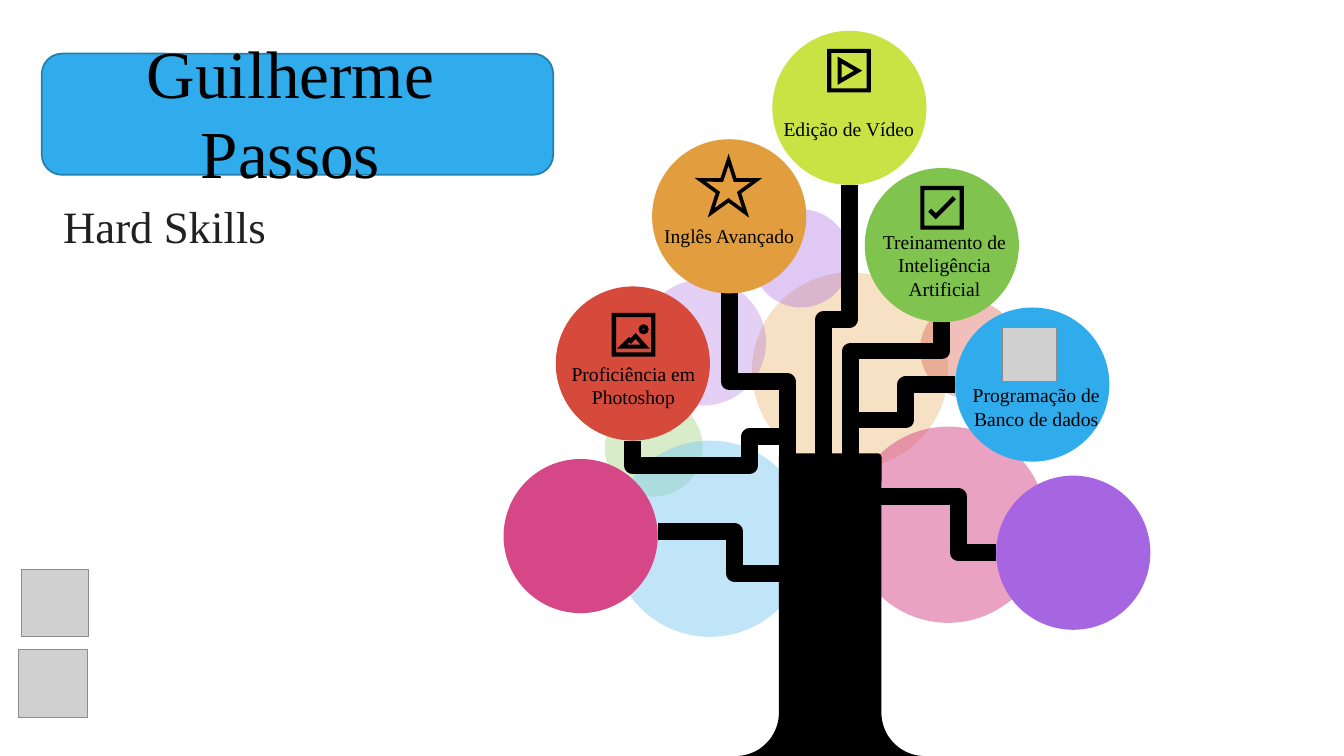
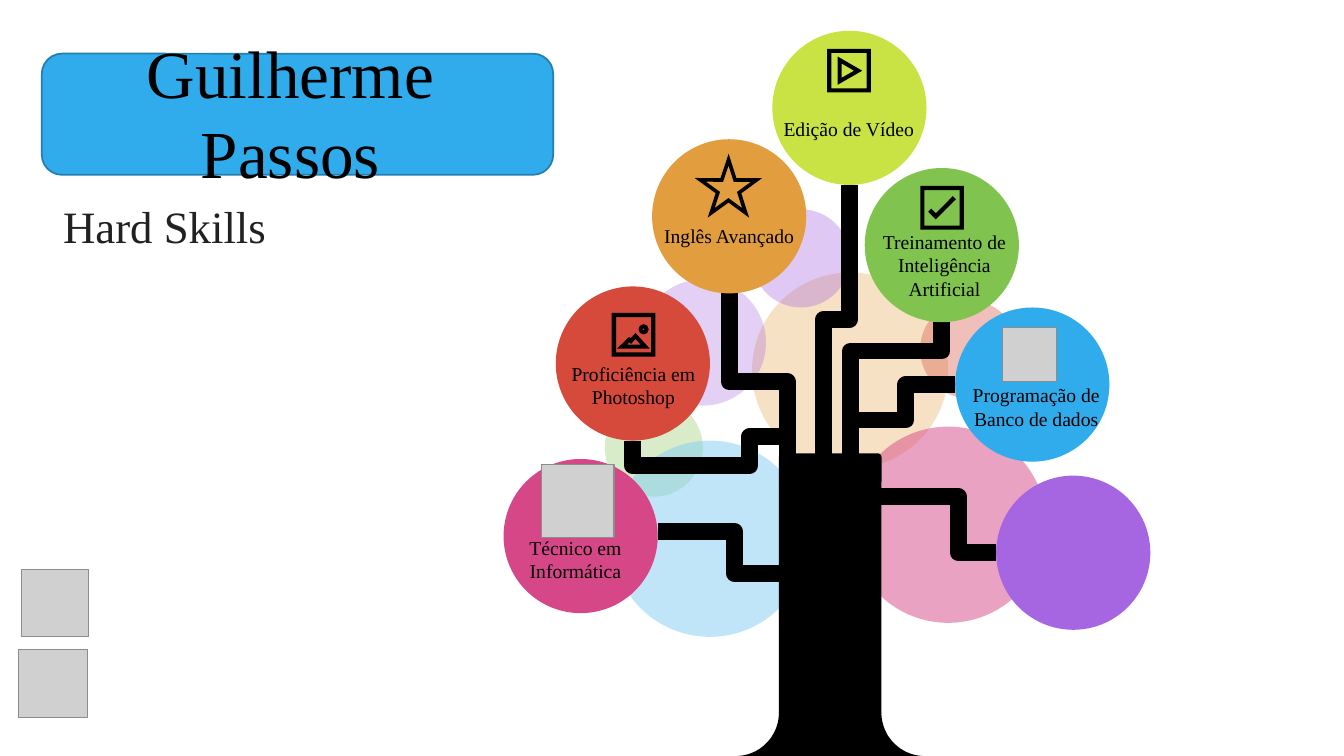
Before and after one commit to guilhermeapassos/Trabalhos-de-Informatica, a slide deck: slide 1 of Guilherme Passos.pptx. Drawn at 1344x756 pixels with LibreOffice and Linux fonts; fonts in the diff are those of the drawing; grey boxes stand for pictures. Boxes give left, top, right and bottom in pixels: in the first picture for what was removed or moved away, otherwise in the second. Text is boxed around its words. In the diff, an @@ line names an element or a change of style, - is before the commit and + after.

```diff
--- a/Guilherme Passos.pptx
+++ b/Guilherme Passos.pptx
@@ picture added at <box>541,465,614,537</box> @@
@@ text added at <box>529,541,621,578</box>, 14 pt, text #000000 @@
+Técnico em Informática
```
Also in this commit, not shown: 1 slide added.
